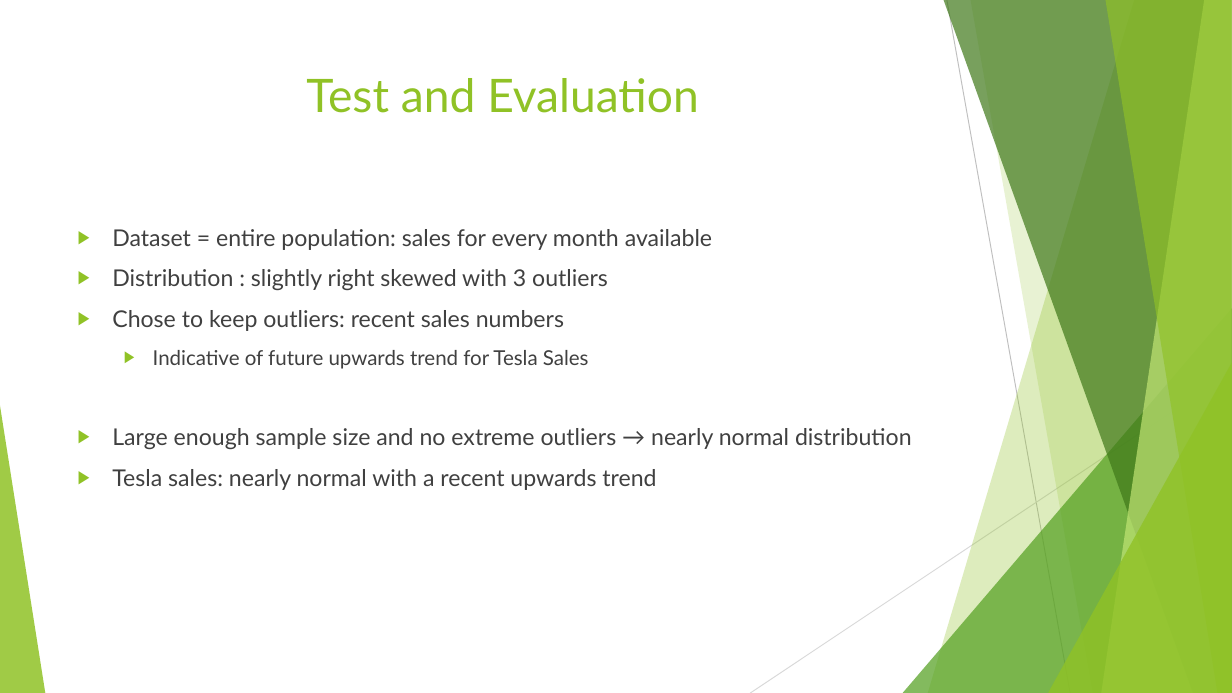
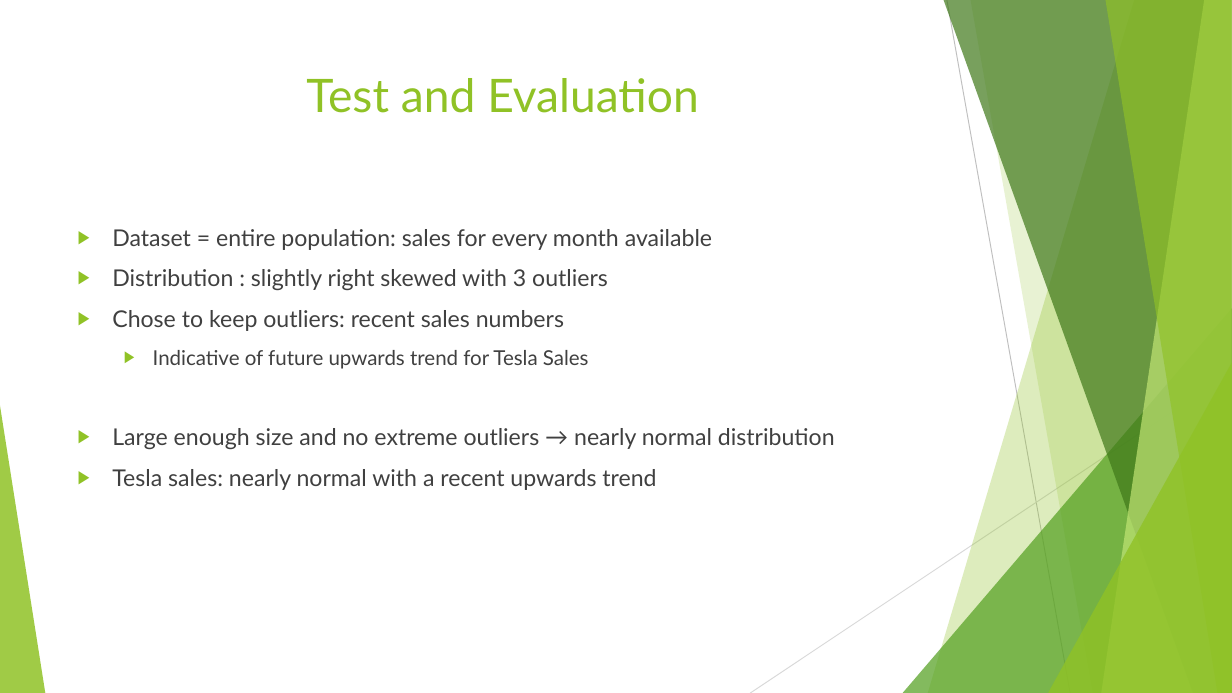
Before and after one commit to sonamgupta1105/Tesla_Analytics, a slide deck: slide 10 of finalPptTesla.pptx. Drawn at 1232x693 pixels with LibreOffice and Linux fonts; fonts in the diff are those of the drawing. Boxes give left, top, right and bottom in pixels: in the first picture for what was removed or moved away, otherwise in the second. Text is boxed around its words. In the diff, an @@ line names an element or a change of style, - is before the commit and + after.

```diff
--- a/finalPptTesla.pptx
+++ b/finalPptTesla.pptx
@@ text at bbox=[112, 428, 835, 449]: text changed @@
-▶ Large enough sample size and no extreme outliers → nearly normal distribution
+▶ Large enough size and no extreme outliers → nearly normal distribution
```
Also in this commit, not shown: 3 other slides changed.
